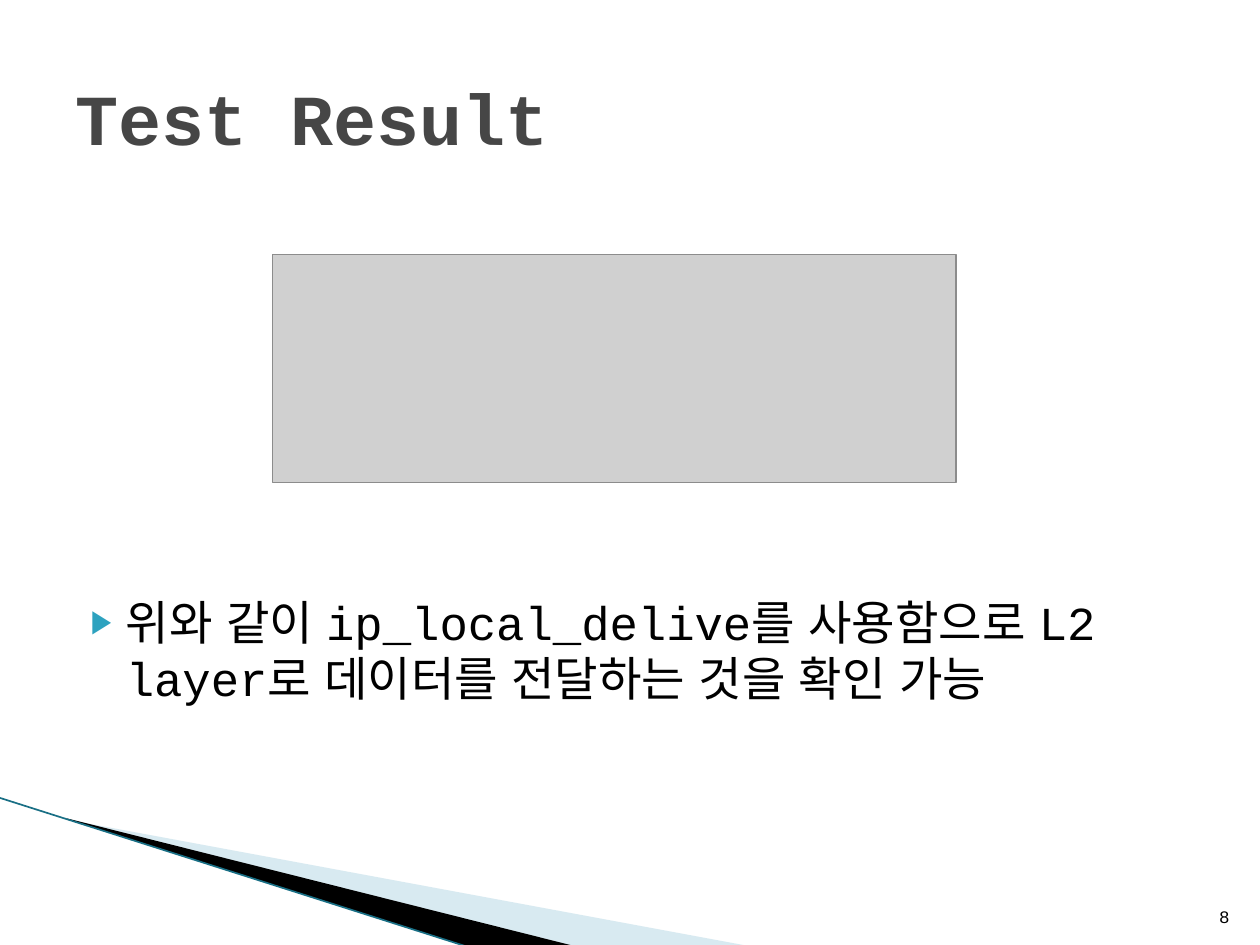
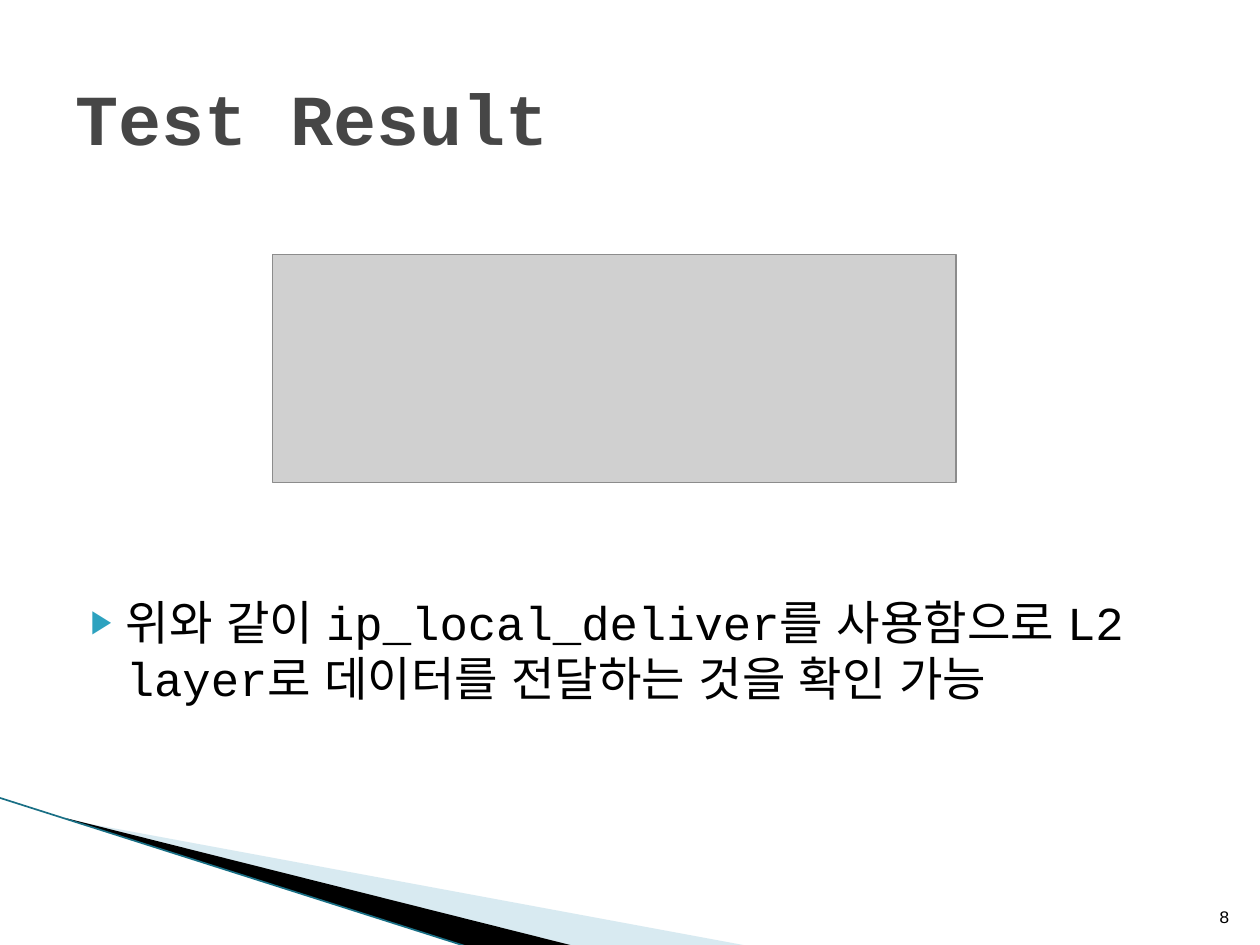
Before and after one commit to holys0210/network_project, a slide deck: slide 8 of Report/15-12-02 Project Progress Report.pptx. Drawn at 1260x945 pixels with LibreOffice and Linux fonts; fonts in the diff are those of the drawing; grey boxes stand for pictures; background and template pictures are left out. Boxes give left, top, right and bottom in pixels: in the first picture for what was removed or moved away, otherwise in the second. Text is boxed around its words. In the diff, an @@ line names an element or a change of style, - is before the commit and + after.

```diff
--- a/Report/15-12-02 Project Progress Report.pptx
+++ b/Report/15-12-02 Project Progress Report.pptx
@@ text at bbox=[126, 600, 1124, 706]: text changed @@
-▶ 위와 같이 ip_local_delive를 사용함으로 L2 layer로 데이터를 전달하는 것을 확인 가능
+▶ 위와 같이 ip_local_deliver를 사용함으로 L2 layer로 데이터를 전달하는 것을 확인 가능
```
Also in this commit, not shown: 2 other slides changed.
